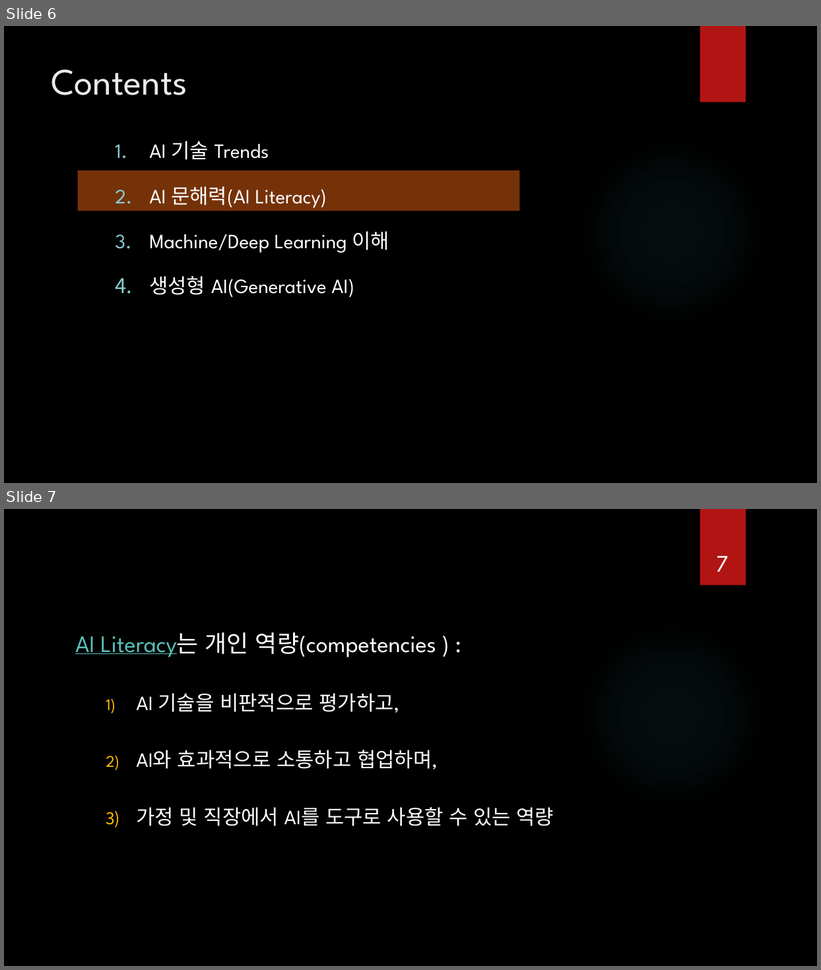
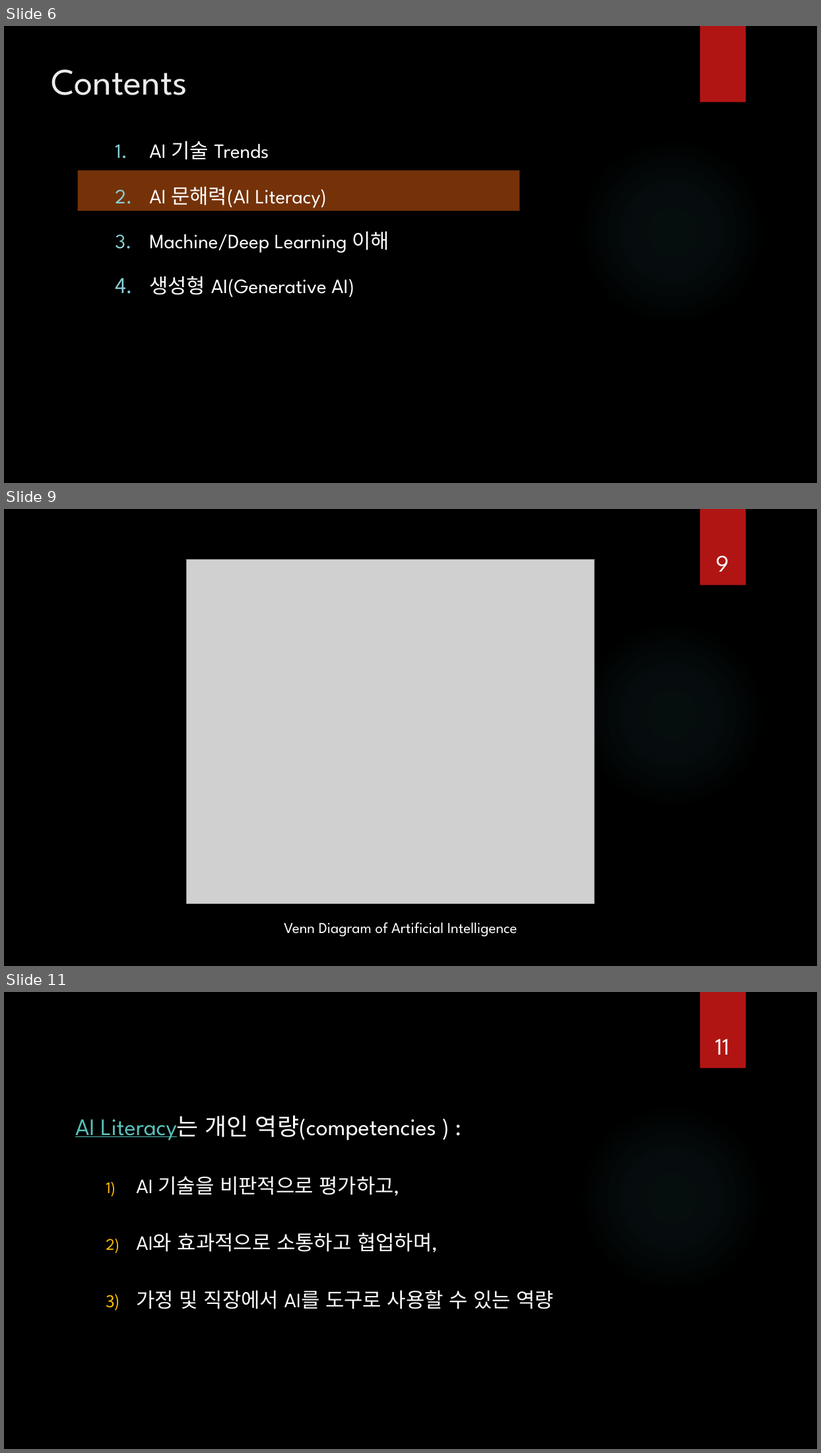
Before and after one commit to ancestor9/2026_Fall_AI-Literacy, a slide deck: AI Literacy.pptx. Shown one above the other, each under a label of ours: slides 6 and 7 before the commit, slides 6, 9 and 11 after it; the slides between them are not shown. The pictures are 821x970 and 821x1453 pixels, drawn with LibreOffice and Linux fonts; fonts in the diff are those of the drawing; grey boxes stand for pictures; background and template pictures are left out. Boxes give left, top, right and bottom in pixels: in the first picture for what was removed or moved away, otherwise in the second. Text is boxed around its words. In the diff, an @@ line names an element or a change of style, - is before the commit and + after.

```diff
--- a/AI Literacy.pptx
+++ b/AI Literacy.pptx
@@ slide 9 added at (4, 509, 817, 966), background picture (left out); not listed: 2 template elements that a slide beside it also shows @@
@@ picture added at (186, 560, 595, 904) @@
@@ page number added at (716, 556, 729, 572), 28 pt, text #FFFFFF @@
+9
@@ text added at (284, 923, 517, 937), 18 pt, text #FFFFFF @@
+Venn Diagram of Artificial Intelligence
@@ what was slide 7 is now slide 11 @@
@@ page number at (715, 1039, 730, 1055): text changed @@
-7
+11
```
Also in this commit, not shown: 3 other slides added.
